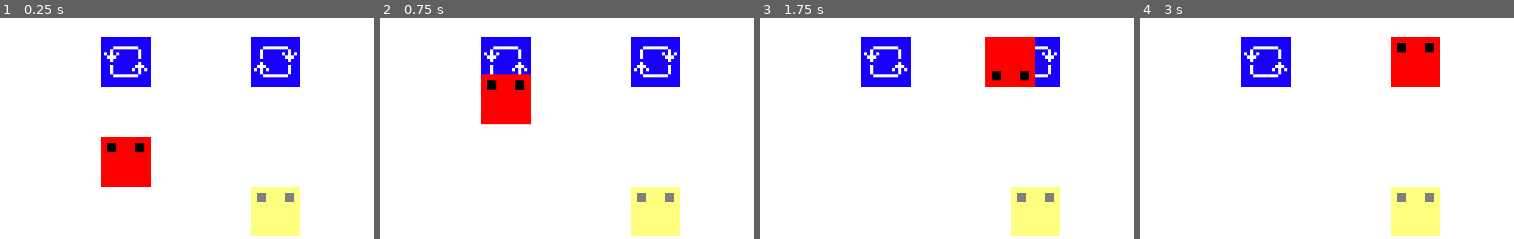
Above: before the commit, frames 1-4 (left to right).
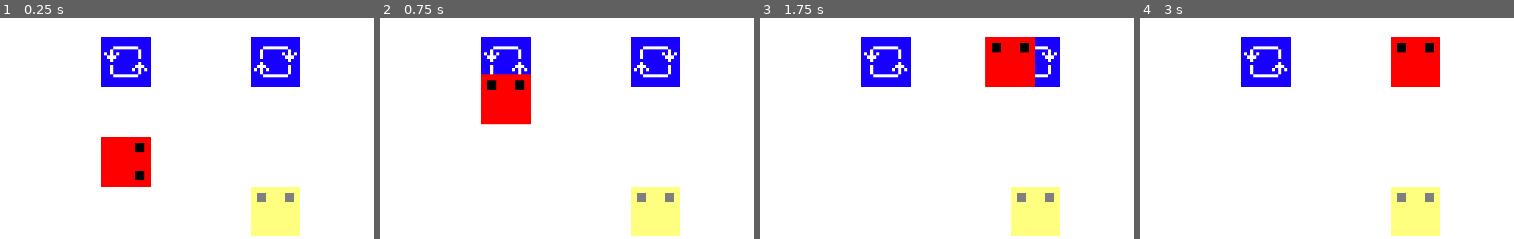
Above: after the commit, the same moments.

Repository: benwayland-cell/very-serious-game-module
Game: Godot game, scene res://test_area.tscn
The game is run twice, just before and just after one commit, with the same random seed, the same clock (stepped at 60 frames per second) and the same inputs.
Inputs:
- Up to frame 1 (0.25 s): no input
- Up to frame 2 (0.75 s): tap Enter at 0.5 s; hold W (up) from 0.53 s (still down)
- Up to frame 3 (1.75 s): keep holding W (up)
- Up to frame 4 (3 s): release W (up) at 2.03 s; hold A (left) from 2.03 s (still down); tap Space at 2.75 s
The pictures show only the part of the screen within x 12-62%, y 7-57%; the shares and areas given below are measured in that part.

The runs differ from the first frame. In frame 1, 0.2% of the frame differs, in the area x 28-39%, y 56-74%; in frame 2, nothing differs; in frame 3, 0.4%, in the area x 62-72%, y 11-29%; in frame 4, nothing differs.

Commit message:
Changed player sprite to animated sprite

Diff:
--- a/player/player.gd
+++ b/player/player.gd
@@ -9,13 +9,10 @@
 var viewport_rect: Rect2
 var player_size: Vector2
 
-@onready var sprite: Sprite2D = %Sprite2D
+@onready var animated_sprite: AnimatedSprite2D = %AnimatedSprite2D
 
-@onready var sprite_frame_count: int = sprite.vframes * sprite.hframes
 @onready var spin_timer: Timer = %SpinTimer
-var is_spinning_clockwise: bool = false
-var is_spinning_counter_clockwise: bool = false
-var frame_count: int = 0
+var is_spinning: bool = false
 
 var facing_direction: FacingDirections = FacingDirections.UP
 var direction: Vector2 = Vector2.ZERO
@@ -43,8 +40,7 @@
 	if Input.is_action_just_pressed("debug2"):
 		PlayerActions.move_counter_clockwise()
 
-	if is_spinning_clockwise or is_spinning_counter_clockwise:
-		_handle_spinning()
+	if is_spinning:
 		return
 
 	_handle_facing_direction()
@@ -69,15 +65,8 @@
 
 
 func _handle_animation() -> void:
-	match facing_direction:
-		FacingDirections.UP:
-			sprite.frame = 0
-		FacingDirections.RIGHT:
-			sprite.frame = 1
-		FacingDirections.DOWN:
-			sprite.frame = 2
-		FacingDirections.LEFT:
-			sprite.frame = 3
+	if input_stack.size() > 0:
+		animated_sprite.play(input_stack[-1])
 
 
 func _handle_movement() -> void:
@@ -101,40 +90,25 @@
 		position.y = viewport_rect.size.y - player_size.y
 
 
-func _handle_spinning() -> void:
-	# wait until we've reached the spin speed
-	if (frame_count < spin_speed):
-		frame_count += 1
-		return
-	frame_count = 0
+func _on_spin_timer_timeout() -> void:
+	if input_stack.size() > 0:
+		animated_sprite.play(input_stack[-1])
+	else:
+		animated_sprite.play("up")
 
-	var frame_to_set_to = sprite.frame
-	if is_spinning_clockwise:
-		frame_to_set_to += 1
-	else:
-		frame_to_set_to -= 1
-
-	if frame_to_set_to < 0:
-		frame_to_set_to += sprite_frame_count
-	elif frame_to_set_to >= sprite_frame_count:
-		frame_to_set_to -= sprite_frame_count
-
-	sprite.frame = frame_to_set_to
-
-
-func _on_spin_timer_timeout() -> void:
-	is_spinning_clockwise = false
-	is_spinning_counter_clockwise = false
+	is_spinning = false
 
 
 func _on_player_actions_moved_clockwise() -> void:
-	is_spinning_clockwise = true
+	animated_sprite.play("spin_clockwise")
 	spin_timer.start()
+	is_spinning = true
 
 
 func _on_player_actions_moved_counter_clockwise() -> void:
-	is_spinning_counter_clockwise = true
+	animated_sprite.play("spin_counter_clockwise")
 	spin_timer.start()
+	is_spinning = true
 
 
 ######### Actions
--- a/player/player.tscn
+++ b/player/player.tscn
@@ -6,17 +6,165 @@
 [sub_resource type="RectangleShape2D" id="RectangleShape2D_ljn27"]
 size = Vector2(16, 16)
 
+[sub_resource type="AtlasTexture" id="AtlasTexture_rkbax"]
+atlas = ExtResource("2_rkbax")
+region = Rect2(0, 16, 16, 16)
+
+[sub_resource type="AtlasTexture" id="AtlasTexture_g1dw6"]
+atlas = ExtResource("2_rkbax")
+region = Rect2(16, 16, 16, 16)
+
+[sub_resource type="AtlasTexture" id="AtlasTexture_yw30f"]
+atlas = ExtResource("2_rkbax")
+region = Rect2(16, 0, 16, 16)
+
+[sub_resource type="AtlasTexture" id="AtlasTexture_qjkh3"]
+atlas = ExtResource("2_rkbax")
+region = Rect2(0, 0, 16, 16)
+
+[sub_resource type="AtlasTexture" id="AtlasTexture_g6k8r"]
+atlas = ExtResource("2_rkbax")
+region = Rect2(16, 0, 16, 16)
+
+[sub_resource type="AtlasTexture" id="AtlasTexture_boad6"]
+atlas = ExtResource("2_rkbax")
+region = Rect2(0, 16, 16, 16)
+
+[sub_resource type="AtlasTexture" id="AtlasTexture_rgyib"]
+atlas = ExtResource("2_rkbax")
+region = Rect2(16, 16, 16, 16)
+
+[sub_resource type="AtlasTexture" id="AtlasTexture_hg6s5"]
+atlas = ExtResource("2_rkbax")
+region = Rect2(16, 16, 16, 16)
+
+[sub_resource type="AtlasTexture" id="AtlasTexture_8t03j"]
+atlas = ExtResource("2_rkbax")
+region = Rect2(0, 16, 16, 16)
+
+[sub_resource type="AtlasTexture" id="AtlasTexture_2ieo8"]
+atlas = ExtResource("2_rkbax")
+region = Rect2(16, 0, 16, 16)
+
+[sub_resource type="AtlasTexture" id="AtlasTexture_ebec5"]
+atlas = ExtResource("2_rkbax")
+region = Rect2(0, 0, 16, 16)
+
+[sub_resource type="AtlasTexture" id="AtlasTexture_yllr7"]
+atlas = ExtResource("2_rkbax")
+region = Rect2(16, 0, 16, 16)
+
+[sub_resource type="AtlasTexture" id="AtlasTexture_kb6p2"]
+atlas = ExtResource("2_rkbax")
+region = Rect2(16, 16, 16, 16)
+
+[sub_resource type="AtlasTexture" id="AtlasTexture_wodsf"]
+atlas = ExtResource("2_rkbax")
+region = Rect2(0, 0, 16, 16)
+
+[sub_resource type="AtlasTexture" id="AtlasTexture_32hag"]
+atlas = ExtResource("2_rkbax")
+region = Rect2(0, 16, 16, 16)
+
+[sub_resource type="AtlasTexture" id="AtlasTexture_tqiix"]
+atlas = ExtResource("2_rkbax")
+region = Rect2(0, 0, 16, 16)
+
+[sub_resource type="SpriteFrames" id="SpriteFrames_ljn27"]
+animations = [{
+"frames": [{
+"duration": 1.0,
+"texture": SubResource("AtlasTexture_rkbax")
+}],
+"loop": 1,
+"name": &"down",
+"speed": 5.0
+}, {
+"frames": [{
+"duration": 1.0,
+"texture": SubResource("AtlasTexture_g1dw6")
+}],
+"loop": 1,
+"name": &"left",
+"speed": 5.0
+}, {
+"frames": [{
+"duration": 1.0,
+"texture": SubResource("AtlasTexture_yw30f")
+}],
+"loop": 1,
+"name": &"right",
+"speed": 5.0
+}, {
+"frames": [{
+"duration": 1.0,
+"texture": SubResource("AtlasTexture_qjkh3")
+}, {
+"duration": 1.0,
+"texture": SubResource("AtlasTexture_g6k8r")
+}, {
+"duration": 1.0,
+"texture": SubResource("AtlasTexture_boad6")
+}, {
+"duration": 1.0,
+"texture": SubResource("AtlasTexture_rgyib")
+}],
+"loop": 1,
+"name": &"spin_clockwise",
+"speed": 10.0
+}, {
+"frames": [{
+"duration": 1.0,
+"texture": SubResource("AtlasTexture_hg6s5")
+}, {
+"duration": 1.0,
+"texture": SubResource("AtlasTexture_8t03j")
+}, {
+"duration": 1.0,
+"texture": SubResource("AtlasTexture_2ieo8")
+}, {
+"duration": 1.0,
+"texture": SubResource("AtlasTexture_ebec5")
+}],
+"loop": 1,
+"name": &"spin_counter_clockwise",
+"speed": 10.0
+}, {
+"frames": [{
+"duration": 1.0,
+"texture": SubResource("AtlasTexture_yllr7")
+}, {
+"duration": 1.0,
+"texture": SubResource("AtlasTexture_kb6p2")
+}],
+"loop": 1,
+"name": &"spin_horizontal",
+"speed": 10.0
+}, {
+"frames": [{
+"duration": 1.0,
+"texture": SubResource("AtlasTexture_wodsf")
+}, {
+"duration": 1.0,
+"texture": SubResource("AtlasTexture_32hag")
+}],
+"loop": 1,
+"name": &"spin_vertical",
+"speed": 10.0
+}, {
+"frames": [{
+"duration": 1.0,
+"texture": SubResource("AtlasTexture_tqiix")
+}],
+"loop": 1,
+"name": &"up",
+"speed": 5.0
+}]
+
 [node name="Player" type="CharacterBody2D" unique_id=1769404413 groups=["player"]]
 z_index = 1
 collision_layer = 2
 script = ExtResource("1_rkbax")
-
-[node name="Sprite2D" type="Sprite2D" parent="." unique_id=375395728]
-unique_name_in_owner = true
-position = Vector2(8, 8)
-texture = ExtResource("2_rkbax")
-hframes = 2
-vframes = 2
 
 [node name="CollisionShape2D" type="CollisionShape2D" parent="." unique_id=976533581]
 unique_name_in_owner = true
@@ -26,5 +174,13 @@
 
 [node name="SpinTimer" type="Timer" parent="." unique_id=2105848305]
 unique_name_in_owner = true
+one_shot = true
+
+[node name="AnimatedSprite2D" type="AnimatedSprite2D" parent="." unique_id=1096518850]
+unique_name_in_owner = true
+position = Vector2(8, 8)
+sprite_frames = SubResource("SpriteFrames_ljn27")
+animation = &"spin_horizontal"
+frame_progress = 0.1810909
 
 [connection signal="timeout" from="SpinTimer" to="." method="_on_spin_timer_timeout"]
